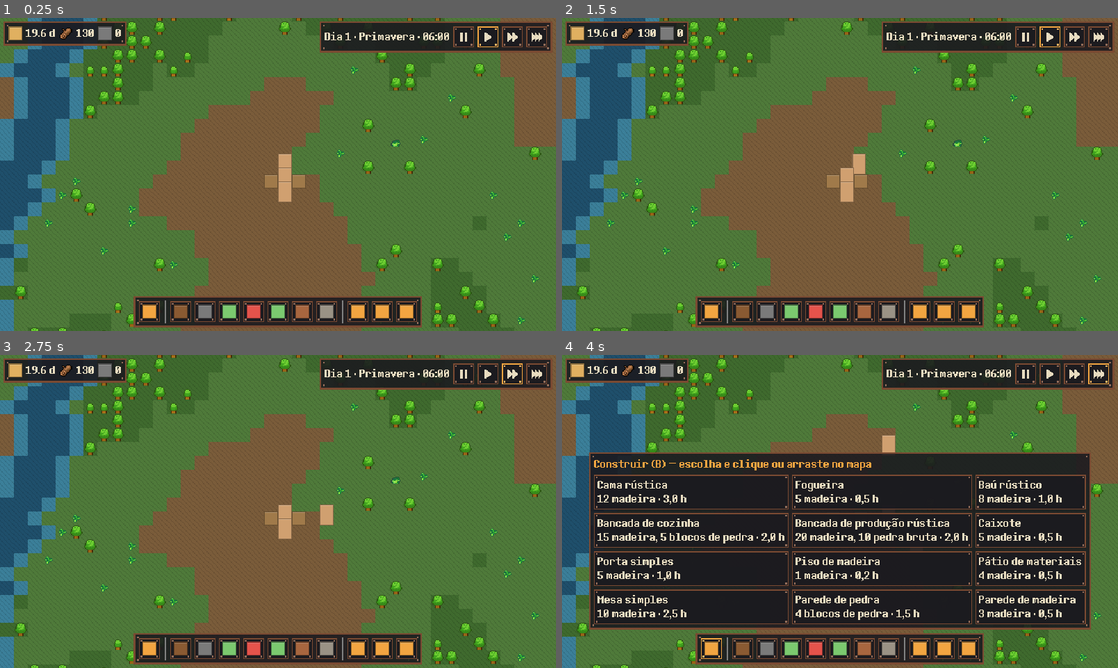
Above: before the commit, frames 1-4 (two rows, left to right).
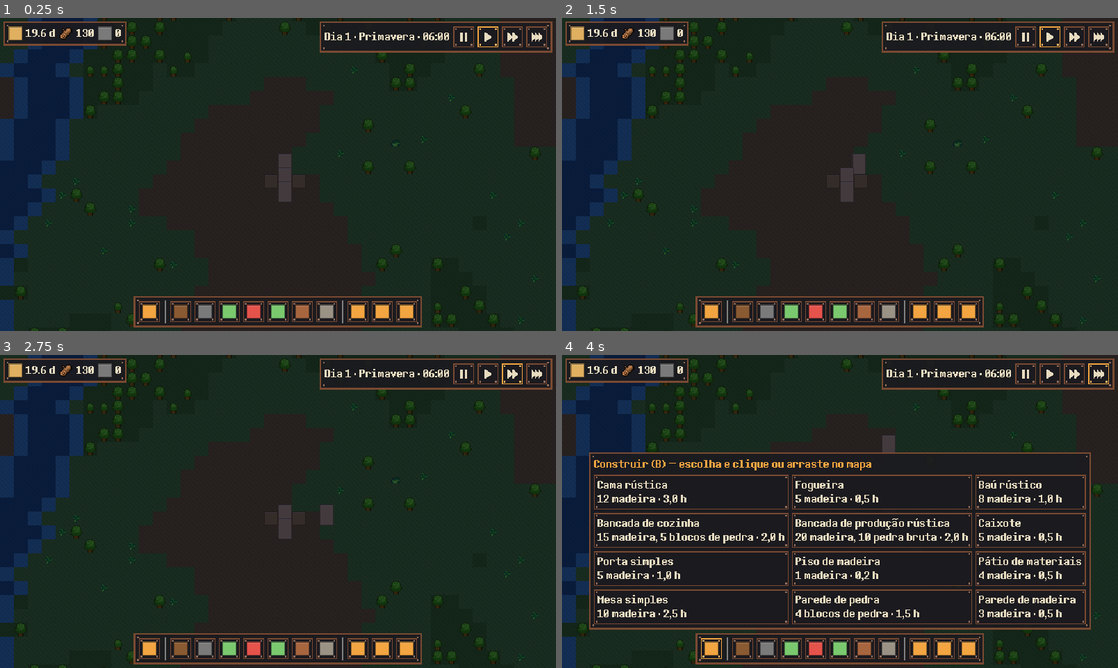
Above: after the commit, the same moments.

Repository: MarcosLauremiro/endstart-game
Game: Godot game, scene res://scenes/main/main.tscn
The game is run twice, just before and just after one commit, with the same random seed, the same clock (stepped at 60 frames per second) and the same inputs.
Inputs (mouse positions are in pixels of both pictures, inside the frame that each line leads up to):
- Up to frame 1 (0.25 s): no input
- Up to frame 2 (1.5 s): click (1023, 36) at 0.52 s; click (1051, 36) at 1.27 s
- Up to frame 3 (2.75 s): click (511, 373) at 2.02 s
- Up to frame 4 (4 s): click (1101, 373) at 2.77 s; click (712, 649) at 3.52 s

The runs differ from the first frame. In frame 1, 89% of the frame differs, in the area x 0-100%, y 0-100%; in frame 2, 89%; in frame 3, 89%; in frame 4, 38%.
Error in both runs: Assertion failed: Item sem definição: raw_meat (res://scripts/inventory/defs.gd:24)

Commit message:
Noite escurece o mapa
- Horas de luz pela fórmula do GDD (latitude temperada, A = 3),
  amanhecer e anoitecer de 1 h.
- CanvasModulate escurece só o mapa; a interface fica clara.
- Testes: test_daylight.gd.

Co-Authored-By: Claude Opus 5.5 <noreply@anthropic.com>

Diff:
--- a/scenes/main/main.gd
+++ b/scenes/main/main.gd
@@ -36,6 +36,7 @@
 var _objects_view: ObjectsView
 var _colonists_view: ColonistsView
 var _camera: CameraController
+var _daylight: DaylightView
 var _hud: Hud
 var _tool: Designations.Tool = Designations.Tool.NONE
 ## Estrutura escolhida no menu de construção (null = não está construindo).
@@ -50,6 +51,8 @@
 	add_child(_objects_view)
 	_colonists_view = ColonistsView.new()
 	add_child(_colonists_view)
+	_daylight = DaylightView.new()
+	add_child(_daylight)
 	_camera = CameraController.new()
 	add_child(_camera)
 	_hud = Hud.new()
@@ -84,6 +87,7 @@
 	_objects_view.set_drag_area(_drag_area(_mouse_cell()) if dragging_area else Rect2i())
 	_refresh_build_preview()
 	_objects_view.refresh()
+	_daylight.show_light(Daylight.light_at(simulation.clock.tick))
 	_objects_view.set_selected_cell(selected_cell, has_selected_cell)
 	_colonists_view.sync(simulation.state.colonists, selected_colonist_id)
 	_hud.refresh(selected_colonist_id, selected_cell, has_selected_cell, _tool, _build_def != null)
--- a/scripts/simulation/balance.gd
+++ b/scripts/simulation/balance.gd
@@ -15,6 +15,9 @@
 ## Calendário do GDD: ano de 60 dias, 4 estações de 15 dias, começando na primavera.
 ## No MVP as estações só mudam a arte (GDD: estações e clima ficam fora do MVP).
 const DAYS_PER_SEASON := 15
+## Dia e noite (GDD): latitude temperada, A = 3 h; amanhecer e anoitecer levam 1 h.
+const DAYLIGHT_AMPLITUDE_HOURS := 3.0
+const TWILIGHT_HOURS := 1.0
 const SEASONS_PER_YEAR := 4
 ## Limite de ticks executados num quadro, para evitar espiral de atraso após travamentos.
 const MAX_TICKS_PER_FRAME := 120
--- /dev/null
+++ b/scripts/simulation/daylight.gd
@@ -0,0 +1,32 @@
+class_name Daylight
+extends RefCounted
+## Luz do dia (GDD: Dia e noite). Horas de luz = 12 + A × sen(2π × (dia − 7,5) / 60), com o dia
+## claro centrado no meio-dia. O MVP é floresta temperada: A = 3 (9 h de luz no inverno, 15 h no
+## verão). Amanhecer e anoitecer passam de escuro a claro ao longo de uma hora.
+## Por enquanto só a arte usa a luz; as regras do GDD sem luz (trabalho -20%, plantas sem crescer)
+## ficam para quando houver iluminação artificial.
+
+
+## Horas de luz no dia do ano (dia 1 = início da primavera).
+static func hours_of_light(day: int) -> float:
+	var day_of_year := float((day - 1) % (Balance.DAYS_PER_SEASON * Balance.SEASONS_PER_YEAR)) + 1.0
+	var year_days := float(Balance.DAYS_PER_SEASON * Balance.SEASONS_PER_YEAR)
+	return 12.0 + Balance.DAYLIGHT_AMPLITUDE_HOURS * sin(TAU * (day_of_year - 7.5) / year_days)
+
+
+static func sunrise_hour(day: int) -> float:
+	return 12.0 - hours_of_light(day) / 2.0
+
+
+static func sunset_hour(day: int) -> float:
+	return 12.0 + hours_of_light(day) / 2.0
+
+
+## Luz de 0 (noite) a 1 (dia) no tick, com transição suave no amanhecer e no anoitecer.
+static func light_at(tick: int) -> float:
+	var day := tick / Balance.TICKS_PER_DAY + 1
+	var hour := float(tick % Balance.TICKS_PER_DAY) / Balance.TICKS_PER_HOUR
+	var half := Balance.TWILIGHT_HOURS / 2.0
+	var dawn := clampf((hour - (sunrise_hour(day) - half)) / Balance.TWILIGHT_HOURS, 0.0, 1.0)
+	var dusk := clampf(((sunset_hour(day) + half) - hour) / Balance.TWILIGHT_HOURS, 0.0, 1.0)
+	return smoothstep(0.0, 1.0, minf(dawn, dusk))
--- /dev/null
+++ b/scripts/world/daylight_view.gd
@@ -0,0 +1,11 @@
+class_name DaylightView
+extends CanvasModulate
+## Escurece o mapa à noite pela luz do Daylight. Só afeta o mundo (camada 0): a interface fica
+## numa CanvasLayer própria e não escurece.
+
+## Cor do mapa na noite mais escura (azulada, para ainda dar para ver o que acontece).
+const NIGHT_TINT := Color(0.32, 0.36, 0.55)
+
+
+func show_light(light: float) -> void:
+	color = NIGHT_TINT.lerp(Color.WHITE, light)
--- /dev/null
+++ b/tests/test_daylight.gd
@@ -0,0 +1,19 @@
+class_name TestDaylight
+extends TestCase
+## Dia e noite (GDD): horas de luz pela fórmula da latitude temperada e luz suave ao longo do dia.
+
+
+func test_hours_of_light_follow_the_seasons() -> void:
+	var middle := Balance.DAYS_PER_SEASON / 2 + 1
+	expect(absf(Daylight.hours_of_light(middle) - 12.0) < 0.3, "Meio da primavera: ~12 h")
+	expect(absf(Daylight.hours_of_light(middle + Balance.DAYS_PER_SEASON) - 15.0) < 0.3, "Meio do verão: ~15 h")
+	expect(absf(Daylight.hours_of_light(middle + 3 * Balance.DAYS_PER_SEASON) - 9.0) < 0.3, "Meio do inverno: ~9 h")
+
+
+func test_light_through_the_day() -> void:
+	var day_start := 0
+	expect_equal(Daylight.light_at(day_start + 2 * Balance.TICKS_PER_HOUR), 0.0, "02 h: noite")
+	expect_equal(Daylight.light_at(day_start + 12 * Balance.TICKS_PER_HOUR), 1.0, "Meio-dia: dia claro")
+	var dusk := Daylight.light_at(day_start + roundi(Daylight.sunset_hour(1) * Balance.TICKS_PER_HOUR))
+	expect(dusk > 0.0 and dusk < 1.0, "No pôr do sol, meia-luz (%.2f)" % dusk)
+	expect_equal(Daylight.light_at(day_start + 23 * Balance.TICKS_PER_HOUR), 0.0, "23 h: noite")
--- a/tests/test_runner.gd
+++ b/tests/test_runner.gd
@@ -20,6 +20,7 @@
 	"res://tests/test_context_actions.gd",
 	"res://tests/test_ui_theme.gd",
 	"res://tests/test_colonists.gd",
+	"res://tests/test_daylight.gd",
 ]
 
 
Not shown, added: scripts/simulation/daylight.gd.uid
Not shown, added: scripts/world/daylight_view.gd.uid
Not shown, added: tests/test_daylight.gd.uid
Not shown, changed: docs/ARQUITETURA.md
